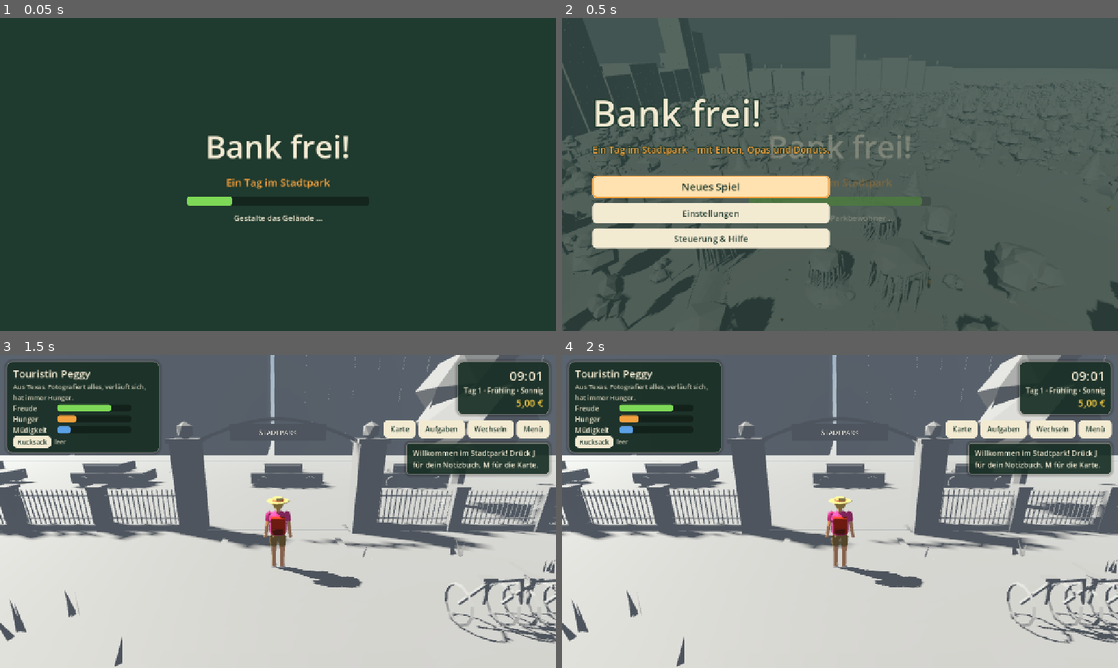
Above: before the commit, frames 1-4 (two rows, left to right).
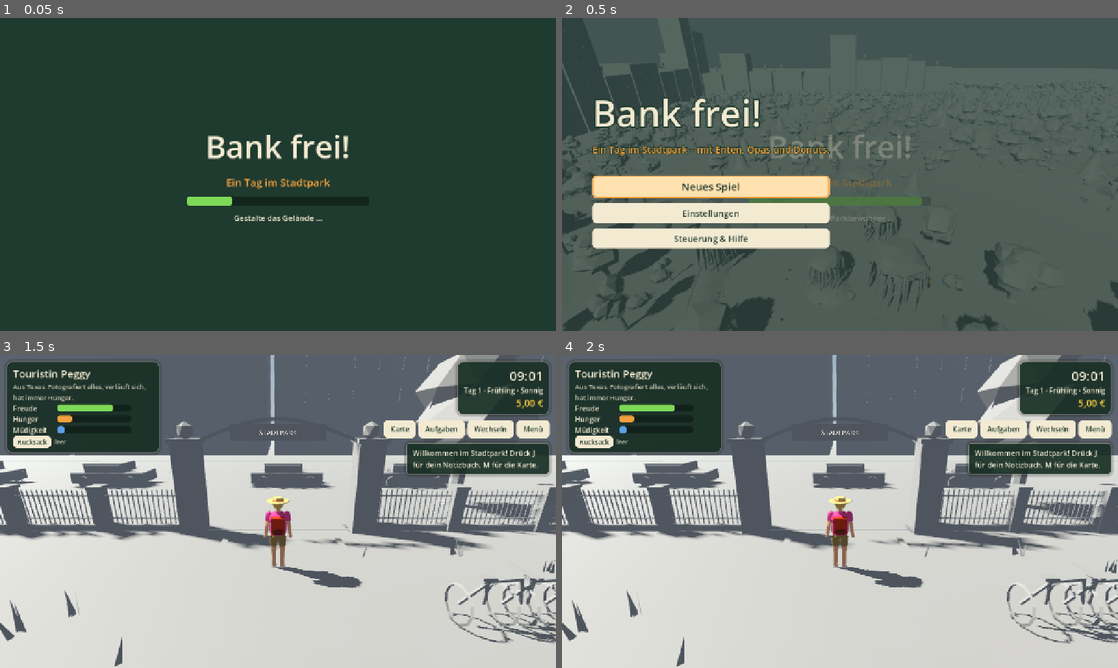
Above: after the commit, the same moments.

Repository: MarkDrei/Godot-Park
Game: Godot game, scene res://src/main.tscn
Same seed, same stepped clock (60 frames per second), same inputs: the game is played once before the commit and once after it.
Inputs:
- Up to frame 1 (0.05 s): no input
- Up to frame 2 (0.5 s): no input
- Up to frame 3 (1.5 s): click "Neues Spiel" at 0.5 s; click "Neues Spiel" at 1.25 s
- Up to frame 4 (2 s): no input

Frame 1 is identical in both runs. In frame 2, 0.1% of the frame differs, in the area x 2-95%, y 75-95%; in frame 3, less than 0.1%; in frame 4, less than 0.1%.

Commit message:
Bag and chest move one slot per tap (one stack); everybody at home is rested at once, animals at midnight; 18 park benches in the Nordwald (forest roads, pond, berry glade, orchard); doc/todo.md; sturdier fountain and quest-giver tests
Co-Authored-By: Claude Opus 5.5 <noreply@anthropic.com>
Claude-Session: https://claude.ai/code/session_01RmsXHjEqYp94z2DPKDLFuH

Diff:
--- a/src/actors/actor.gd
+++ b/src/actors/actor.gd
@@ -368,7 +368,7 @@
 		return
 	var game_minutes := delta * Clock.MINUTES_PER_SECOND * Clock.time_scale
 	if inside:
-		needs.rest_at_home(game_minutes)
+		needs.rest_fully()
 	else:
 		needs.update(game_minutes, _need_state())
 		if needs.is_sad() and lod_distance < 40.0:
--- a/src/actors/needs.gd
+++ b/src/actors/needs.gd
@@ -37,12 +37,12 @@
 	clamp_all()
 
 
-## Time spent away from the park (at home): everybody eats, sleeps and cheers up.
-func rest_at_home(game_minutes: float) -> void:
-	var k := game_minutes / 60.0 * 30.0
-	hunger = move_toward(hunger, 20.0, k)
-	fatigue = move_toward(fatigue, 10.0, k * 1.5)
-	joy = move_toward(joy, 75.0, k)
+## At home (off the map), and animals at midnight: fed, slept and cheered up at once.
+## Better values are kept.
+func rest_fully() -> void:
+	hunger = minf(hunger, 20.0)
+	fatigue = minf(fatigue, 10.0)
+	joy = maxf(joy, 75.0)
 
 
 ## Doing something one enjoys (rate per game hour).
--- a/src/game/game.gd
+++ b/src/game/game.gd
@@ -33,6 +33,7 @@
 	UI.loading_progress(0.95, "Verteile die Parkbewohner …")
 	await get_tree().process_frame
 	_spawn_cast()
+	Clock.day_changed.connect(func(_d: int) -> void: rest_animals_at_midnight())
 	Gameplay.setup(self)
 	UI.attach_game(self)
 	world.env.follow_target = camera
@@ -50,6 +51,14 @@
 	else:
 		UI.show_title(loaded and GameState.controlled_actor != "", _continue, _new_game)
 	dev.after_start(self)
+
+
+## Midnight (also when the night is skipped): animals still in the park are rested; those at
+## home rest anyway. The animal the player controls is left alone, like a controlled person.
+func rest_animals_at_midnight() -> void:
+	for a in world.actors:
+		if not a.is_human() and not a.controlled:
+			a.needs.rest_fully()
 
 
 func _spawn_cast() -> void:
--- a/src/ui/bag_screen.gd
+++ b/src/ui/bag_screen.gd
@@ -2,7 +2,7 @@
 extends Control
 ## The controlled character's bag ("Rucksack"): one tile per slot, details of the selected
 ## item, eat and throw away. With the storage chest open, both side by side: tapping a tile
-## moves that stack across.
+## moves that one slot (one stack) across.
 
 const TILE := 96
 
@@ -122,7 +122,7 @@
 	var used := 0
 	for id: String in Items.sorted_ids(inv):
 		var left := int(inv[id])
-		var stack := Items.stack_size(id) if not in_chest else 999
+		var stack := Items.stack_size(id)
 		while left > 0:
 			var n := mini(left, stack)
 			grid.add_child(_tile(id, n, in_chest))
@@ -159,16 +159,16 @@
 	n.position = Vector2(TILE - 44, TILE - 26)  # no anchors: the tile has no size yet
 	n.mouse_filter = Control.MOUSE_FILTER_IGNORE
 	b.add_child(n)
-	b.pressed.connect(func() -> void: _on_tile(id, in_chest))
+	b.pressed.connect(func() -> void: _on_tile(id, count, in_chest))
 	return b
 
 
-func _on_tile(id: String, in_chest: bool) -> void:
+func _on_tile(id: String, count: int, in_chest: bool) -> void:
 	if chest:
 		if in_chest:
-			take_from_chest(id)
+			take_from_chest(id, count)
 		else:
-			put_in_chest(id)
+			put_in_chest(id, count)
 		return
 	selected = id
 	refresh()
@@ -212,9 +212,9 @@
 	refresh()
 
 
-## Moves the whole stack of `id` from the bag into the chest.
-func put_in_chest(id: String) -> void:
-	var n := int(actor.inventory.get(id, 0))
+## Moves one slot of `id` (the tapped tile: at most one stack) from the bag into the chest.
+func put_in_chest(id: String, count: int) -> void:
+	var n := mini(count, int(actor.inventory.get(id, 0)))
 	if n <= 0 or Items.category(id) == "quest":
 		return
 	actor.take_item(id, n)
@@ -222,10 +222,11 @@
 	refresh()
 
 
-## Takes as much of `id` from the chest as fits into the bag.
-func take_from_chest(id: String) -> void:
+## Takes one slot of `id` (the tapped tile: at most one stack) from the chest, as far as it
+## fits into the bag.
+func take_from_chest(id: String, count: int) -> void:
 	var n := int(GameState.storage.get(id, 0))
-	var moved := actor.add_item(id, n)
+	var moved := actor.add_item(id, mini(count, n))
 	if moved <= 0:
 		return
 	GameState.storage[id] = n - moved
--- a/src/world/forest_decorator.gd
+++ b/src/world/forest_decorator.gd
@@ -33,6 +33,7 @@
 	_quarry()
 	_orchard()
 	_farm_shop()
+	_forest_benches()
 
 
 func ground_y(p: Vector2) -> float:
@@ -300,3 +301,85 @@
 	b.setup(id if id != "" else "forestbench_%d" % _benches, pos, yaw, seats, height)
 	world.static_root.add_child(b)
 	world.register_bench(b, false)
+	world.forest_benches.append(b)
+
+
+## Park benches for a rest in the Nordwald: along the forest roads, at the forest pond, in
+## the berry glade and at the orchard.
+func _forest_benches() -> void:
+	for path: Dictionary in ParkLayout.PATHS:
+		if path["id"] not in ["forest_main", "forest_camp", "forest_sawmill", "forest_east"]:
+			continue
+		var pts := PackedVector2Array(path["points"])
+		var half: float = path["width"] * 0.5
+		var dist := 0.0
+		var next := 14.0
+		var side := 1.0
+		for i in range(1, pts.size()):
+			var seg := pts[i] - pts[i - 1]
+			var t := seg.normalized()
+			var n := Vector2(-t.y, t.x)
+			while next <= dist + seg.length():
+				var q := pts[i - 1] + t * (next - dist)
+				next += 30.0
+				for s: float in [side, -side]:
+					var p := q + n * s * (half + 1.25)
+					if _bench_spot_ok(p):
+						_park_bench(p, ParkDecorator.yaw_to(p, q))
+						side = -s
+						break
+			dist += seg.length()
+	# At the forest pond, between the fishing spots, looking over the water.
+	var c := ParkLayout.FOREST_POND_CENTER
+	var r := ParkLayout.FOREST_POND_RADII
+	for a: float in [-1.5, -2.6, 2.1]:
+		_bench_near(c + Vector2(cos(a) * (r.x + 4.5), sin(a) * (r.y + 4.5)), c)
+	# In the middle of the berry glade, inside the ring of bushes.
+	var glade := ParkLayout.place("berry_glade")
+	_bench_near(glade + Vector2(0, 2.0), glade + Vector2(0, -2))
+	# At the edge of the orchard, looking at the apple trees.
+	var orchard := ParkLayout.place("orchard")
+	_bench_near(orchard + Vector2(-3, 10.5), orchard)
+
+
+## The first good spot within 3 m of `p`, facing `look`.
+func _bench_near(p: Vector2, look: Vector2) -> void:
+	for d: Vector2 in [Vector2.ZERO, Vector2(1.5, 0), Vector2(-1.5, 0), Vector2(0, 1.5), Vector2(0, -1.5),
+			Vector2(3, 0), Vector2(-3, 0), Vector2(0, 3), Vector2(0, -3)]:
+		if _bench_spot_ok(p + d, false):
+			_park_bench(p + d, ParkDecorator.yaw_to(p + d, look))
+			return
+	push_warning("no spot for a forest bench near %s" % p)
+
+
+func _park_bench(p: Vector2, yaw: float) -> void:
+	put(PropModels.bench(1), p, yaw, Vector2(1.9, 0.6))
+	_bench(Vector3(p.x, ground_y(p), p.y), yaw, 3, 0.47)
+
+
+## Dry, beside the path, flat, free of buildings and rocks, and not next to another seat.
+## Benches along the roads also keep clear of the forest places (they have their own).
+func _bench_spot_ok(p: Vector2, along_road := true) -> bool:
+	if not ParkLayout.in_forest(p) or not ParkMap.in_world(p, 4.0) or Vegetation.in_mountain(p, 3.0):
+		return false
+	if map.water_dist_at(p.x, p.y) < 2.5 or map.path_dist_at(p) < 0.4 or not map.bridge_at(p).is_empty():
+		return false
+	if absf(ground_y(p + Vector2(1, 0)) - ground_y(p - Vector2(1, 0))) > 0.35 \
+			or absf(ground_y(p + Vector2(0, 1)) - ground_y(p - Vector2(0, 1))) > 0.35:
+		return false
+	for d: Vector2 in [Vector2.ZERO, Vector2(1.2, 0), Vector2(-1.2, 0), Vector2(0, 1.2), Vector2(0, -1.2)]:
+		if map.is_solid(p + d):
+			return false
+	for b: Bench in world.forest_benches:
+		if Vector2(b.position.x, b.position.z).distance_to(p) < (12.0 if along_road else 4.0):
+			return false
+	if along_road:
+		for id: String in ParkLayout.PLACES:
+			var pl: Dictionary = ParkLayout.PLACES[id]
+			if pl.get("forest", false) and p.distance_to(pl["pos"]) < pl["r"] + 2.0:
+				return false
+		for key: String in ParkLayout.AREAS:
+			var a: Dictionary = ParkLayout.AREAS[key]
+			if ParkMap.in_rect(p, a["pos"], a["size"] + Vector2(2, 2), a["rot"]):
+				return false
+	return true
--- a/src/world/vegetation.gd
+++ b/src/world/vegetation.gd
@@ -63,6 +63,9 @@
 		if q.length() < 1.0:
 			return false
 	for b: Bench in world.benches:
+		if Vector2(b.position.x, b.position.z).distance_to(p) < 2.5:
+			return false
+	for b: Bench in world.forest_benches:
 		if Vector2(b.position.x, b.position.z).distance_to(p) < 2.5:
 			return false
 	var c9 := Vector2i(floori(p.x / 9.0), floori(p.y / 9.0))
--- a/src/world/world.gd
+++ b/src/world/world.gd
@@ -16,6 +16,7 @@
 
 # Registries filled while building.
 var benches: Array[Bench] = []
+var forest_benches: Array[Bench] = []      # Nordwald seats; not counted for "Bankdrücker"
 var seats: Array[Seat] = []
 var trees: Array[Dictionary] = []
 var gather_spots: Array[Dictionary] = []   # Nordwald resources (ForestDecorator.gather_spots, Gathering)
--- a/tests/scenario.gd
+++ b/tests/scenario.gd
@@ -167,6 +167,23 @@
 	return npc
 
 
+## Sends NPCs and animals within `radius` of `p` to a path point far away, so "interact"
+## does not pick a bystander. Where people stand changes with any change to the map.
+func clear_around(p: Vector3, radius := 8.0, keep: Array[String] = []) -> void:
+	for a in world.actors:
+		if a.controlled or a.inside or a.actor_id in keep or a.global_position.distance_to(p) > radius:
+			continue
+		if a.brain:
+			a.brain.suspend()
+		if a.brain is HumanBrain:
+			(a.brain as HumanBrain).think = 5.0
+		for i in 20:
+			var q := world.random_path_point(a)
+			if q.distance_to(p) > 25.0:
+				a.teleport(q)
+				break
+
+
 ## Places the player at a position (y from the terrain), facing `look_at` if given.
 func put_player(pos: Vector3, look_at := Vector3.INF) -> void:
 	var a := player()
--- a/tests/scenarios/bag.gd
+++ b/tests/scenarios/bag.gd
@@ -68,18 +68,31 @@
 
 func test_storage_chest() -> void:
 	var a := player()
-	a.add_item("log", 7)
+	a.add_item("log", 27)
+	a.add_item("fishing_rod", 2)
 	var chest: Interactable = spots_with_prompt("Lagerkiste")[0]
 	await put_player(chest.global_position + Vector3(0, 0, 1.6), chest.global_position)
 	await wait(0.3)
 	check(prompt().contains("Lagerkiste"), "prompt at the chest (%s)" % prompt())
 	await press("interact")
 	check(_bag().visible and _bag().chest_box.visible, "the chest opens next to the bag")
+	# One tap moves one slot: a full stack of 20 logs, one rod.
 	await click_at(_tile("log").get_global_rect().get_center())
-	check(not a.has_item("log") and int(GameState.storage.get("log", 0)) == 7, "logs moved into the chest")
+	check_eq(int(a.inventory.get("log", 0)), 7, "one stack of logs left the bag")
+	check_eq(int(GameState.storage.get("log", 0)), 20, "one stack of logs in the chest")
+	await click_at(_tile("fishing_rod").get_global_rect().get_center())
+	check_eq(int(a.inventory.get("fishing_rod", 0)), 1, "one rod left the bag")
+	check_eq(int(GameState.storage.get("fishing_rod", 0)), 1, "one rod in the chest")
+	await click_at(_tile("log").get_global_rect().get_center())
+	check(not a.has_item("log") and int(GameState.storage.get("log", 0)) == 27, "the rest of the logs moved")
 	await shot("chest")
+	# The chest shows stacks too; a tap takes one of them back.
 	await click_at(_tile("log", true).get_global_rect().get_center())
-	check_eq(int(a.inventory.get("log", 0)), 7, "logs taken back")
+	check_eq(int(a.inventory.get("log", 0)), 20, "one stack of logs taken back")
+	check_eq(int(GameState.storage.get("log", 0)), 7, "the rest stays in the chest")
+	await click_at(_tile("fishing_rod", true).get_global_rect().get_center())
+	check_eq(int(a.inventory.get("fishing_rod", 0)), 2, "the rod taken back")
+	check(not GameState.storage.has("fishing_rod"), "no rod left in the chest")
 	UI.close_screens()
 
 
--- a/tests/scenarios/layout.gd
+++ b/tests/scenarios/layout.gd
@@ -212,7 +212,7 @@
 	player().add_item("log", 30)
 	await press("bag")
 	await _each("bag")
-	UI.bag_screen._on_tile("apple", false)
+	UI.bag_screen._on_tile("apple", 1, false)
 	await _each("bag_detail")
 	UI.close_screens()
 	GameState.storage["board"] = 12
--- a/tests/scenarios/nordwald.gd
+++ b/tests/scenarios/nordwald.gd
@@ -67,3 +67,54 @@
 
 func place2(id: String) -> Vector2:
 	return ParkLayout.place(id)
+
+
+## Park benches in the Nordwald: beside the roads, at the forest pond, in the berry glade and
+## at the orchard. The player sits down on one (not counted for "Bankdrücker"), and a person
+## of the Nordwald rests on one.
+func test_forest_benches() -> void:
+	var benches: Array[Bench] = []
+	for b in world.forest_benches:
+		if b.seats.size() == 3 and Vector2(b.position.x, b.position.z).distance_to(place2("forest_inn")) > 12.0:  # not the terrace
+			benches.append(b)
+	check(benches.size() >= 8, "park benches in the Nordwald (%d)" % benches.size())
+	var near := func(p: Vector2, r: float) -> Bench:
+		for b in benches:
+			if Vector2(b.position.x, b.position.z).distance_to(p) < r:
+				return b
+		return null
+	check(near.call(ParkLayout.FOREST_POND_CENTER, ParkLayout.FOREST_POND_RADII.x + 8.0) != null, "a bench at the forest pond")
+	check(near.call(place2("orchard"), 15.0) != null, "a bench at the orchard")
+	var glade: Bench = near.call(place2("berry_glade"), 6.0)
+	check(glade != null, "a bench in the berry glade")
+	var roadside := benches.filter(func(b: Bench) -> bool:
+		for id: String in ["forest_pond", "orchard", "berry_glade"]:
+			if Vector2(b.position.x, b.position.z).distance_to(place2(id)) < 20.0:
+				return false
+		return true)
+	check(roadside.size() >= 4, "benches beside the forest roads (%d)" % roadside.size())
+	for b in benches:
+		var p := Vector2(b.position.x, b.position.z)
+		var f := p + Vector2(sin(b.rotation.y), cos(b.rotation.y)) * 1.3
+		check(ParkLayout.in_forest(p) and not world.map.is_solid(f), "%s can be reached from the front (%s)" % [b.bench_id, p])
+	await shot("forest_bench", {"bench": glade.position + Vector3(0, 0.6, 0)})
+	# The player sits down in the glade.
+	var a := player()
+	var front := glade.position + Vector3(sin(glade.rotation.y), 0, cos(glade.rotation.y)) * 1.2
+	await put_player(front, glade.position)
+	await wait(0.4)
+	check(prompt().begins_with("Hinsetzen"), "prompt offers sitting (got '%s')" % prompt())
+	await press("interact")
+	await wait(1.0)
+	check(a.seat != null and a.seat.owner_id == glade.bench_id, "the player sits on the glade bench")
+	check(not GameState.has_in_set("benches", glade.bench_id), "not counted for Bankdrücker")
+	await press("interact")
+	await wait(0.5)
+	# A person of the Nordwald rests on a forest bench.
+	var hanna := present("hanna")
+	var road: Bench = roadside[0]
+	hanna.brain.suspend()
+	hanna.teleport(road.position + Vector3(sin(road.rotation.y), 0, cos(road.rotation.y)) * 4.0)
+	(hanna.brain as HumanBrain)._start(Activities.Sit.new(["bench"], 60.0, "idle", road.position))
+	check(await wait_until(func() -> bool: return hanna.seat != null, 60.0), "Hanna sits down")
+	check(hanna.seat != null and hanna.seat.owner_id == road.bench_id, "on the bench beside the road (%s)" % (hanna.seat.owner_id if hanna.seat else "-"))
--- a/tests/scenarios/quests.gd
+++ b/tests/scenarios/quests.gd
@@ -158,12 +158,18 @@
 	for d: String in mia.def["dogs"]:
 		present(d)
 	mia.brain.suspend()
+	(mia.brain as HumanBrain).think = 60.0  # no new activity: a dog walk would leash her dogs again
 	mia.teleport(place("great_meadow") + Vector3(4, 0, 0))
 	# Her dogs wait behind her, so talking to Mia does not greet a dog instead.
 	for d: String in mia.def["dogs"]:
 		var dog := present(d)
 		dog.brain.suspend()
+		if dog.leash_owner:
+			dog.leash_owner.detach_leash(dog)  # still on a leash from an earlier test: would follow
 		dog.teleport(mia.global_position + Vector3(-4, 0, 0))
+	var keep: Array[String] = ["mia"]
+	keep.append_array(mia.def["dogs"])
+	clear_around(mia.global_position + Vector3(4, 0, 0), 10.0, keep)
 	await put_player(mia.global_position + Vector3(30, 0, 0))
 	await wait(0.5)
 	check(not _rings().has("mia"), "no ring from 30 m (%s)" % str(_rings()))
--- a/tests/scenarios/secrets.gd
+++ b/tests/scenarios/secrets.gd
@@ -29,6 +29,7 @@
 
 
 func test_wishing_fountain() -> void:
+	clear_around(world.fountain_pos + Vector3(0, 0, -5))
 	await put_player(world.fountain_pos + Vector3(0, 0, -5), world.fountain_pos)
 	check(prompt().begins_with("Münze in den Brunnen werfen"), "fountain prompt (got '%s')" % prompt())
 	await press("interact")
--- a/tests/scenarios/world.gd
+++ b/tests/scenarios/world.gd
@@ -217,3 +217,46 @@
 	await shot("pavers", {"player": head(a)})
 	await put_player(Vector3(-50, 0, 25), Vector3(-56, 0, 18))
 	await shot("plaza_rings", {"player": head(a)})
+
+
+## Whoever is at home is rested at once, the bridge troll too while he is away by day.
+func test_rested_at_home_at_once() -> void:
+	var herbert := present("herbert")
+	herbert.brain.suspend()
+	herbert.needs.hunger = 85.0
+	herbert.needs.fatigue = 90.0
+	herbert.needs.joy = 10.0
+	herbert.inside = true
+	herbert.visible = false
+	await frames(2)
+	check(herbert.needs.hunger <= 20.0 and herbert.needs.fatigue <= 10.0 and herbert.needs.joy >= 75.0,
+		"at home: fed, rested and cheerful at once (%s)" % herbert.needs.to_dict())
+	# The troll leaves only when his performance at the bridge is over (up to 7 game hours, see
+	# doc/testing-notes.md); send him home like a skipped night does.
+	var bruno := present("bruno")
+	bruno.brain.suspend()
+	bruno.needs.fatigue = 90.0
+	bruno.inside = true
+	bruno.visible = false
+	await frames(2)
+	check(bruno.needs.fatigue <= 10.0, "the troll is rested while he is away")
+
+
+## At midnight animals still in the park are rested; the controlled character is not.
+func test_animals_rested_at_midnight() -> void:
+	var animal: Actor = null
+	for a in world.actors:
+		if not a.is_human() and not a.inside and not a.controlled:
+			animal = a
+			break
+	check(animal != null, "an animal in the park")
+	animal.needs.hunger = 90.0
+	animal.needs.fatigue = 90.0
+	player().needs.hunger = 60.0
+	Clock.set_time(23.95)
+	var day := Clock.day
+	check(await wait_until(func() -> bool: return Clock.day > day, 30.0), "midnight comes")
+	await frames(2)
+	check(animal.needs.hunger < 21.0 and animal.needs.fatigue < 11.0,
+		"%s rested at midnight (%s)" % [animal.display_name, animal.needs.to_dict()])
+	check(player().needs.hunger > 50.0, "the player's character is not rested at midnight")
--- a/tests/unit/test_logic.gd
+++ b/tests/unit/test_logic.gd
@@ -20,8 +20,11 @@
 	check_near(n.hunger, 30.0, 0.01)
 	n.joy = 10.0
 	check(n.is_sad())
-	n.rest_at_home(600.0)
-	check(not n.is_sad(), "a night at home cheers up")
+	n.hunger = 70.0
+	n.fatigue = 90.0
+	n.rest_fully()
+	check(not n.is_sad(), "being at home cheers up")
+	check(n.hunger <= 20.0 and n.fatigue <= 10.0, "being at home feeds and rests at once")
 
 
 func test_money_and_achievements() -> void:
Not shown, changed: doc/test-scenarios.md
Not shown, changed: doc/testing-notes.md
Not shown, added: doc/todo.md
